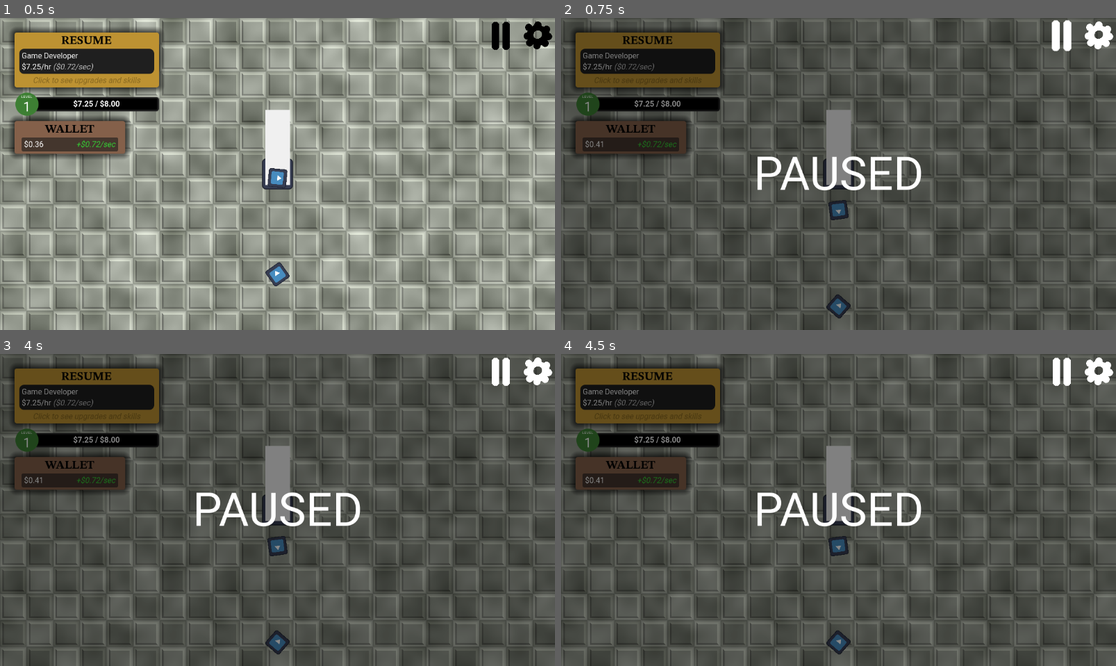
Above: before the commit, frames 1-4 (two rows, left to right).
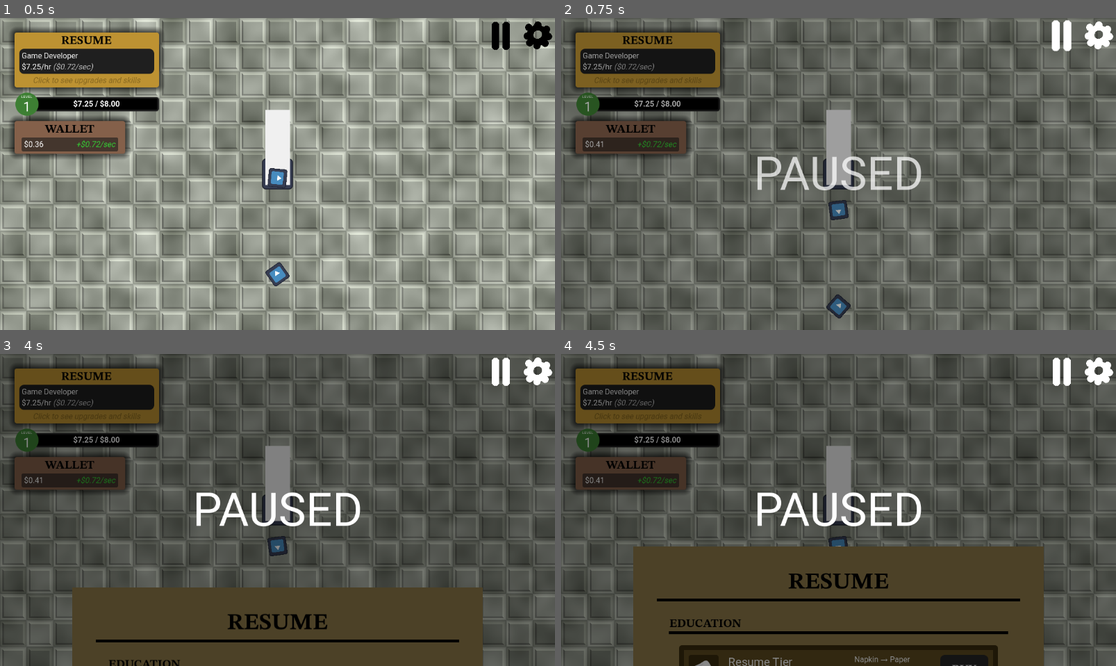
Above: after the commit, the same moments.

Repository: artmouse155/Escape-Minimum-Wage
Game: Godot game, scene res://main.tscn
Same seed, same stepped clock (60 frames per second), same inputs: the game is played once before the commit and once after it. The engine's default icon, where the game draws it, is replaced by a stand-in: a white triangle on a blue panel in a dark square.
Inputs (mouse positions are in pixels of both pictures, inside the frame that each line leads up to):
- Up to frame 1 (0.5 s): no input
- Up to frame 2 (0.75 s): click (1060, 36) at 0.5 s
- Up to frame 3 (4 s): click (538, 372) at 1.25 s; click (88, 394) at 2.02 s; tap Enter at 2.75, 3.5 s; move the mouse to (399, 494) at 2.77 s; hold Right (right) 2.78-3.53 s; tap Mouse wheel down (scroll_down, bound only after the commit) at 2.85, 3.8 s; tap Mouse wheel up (scroll_up, bound only after the commit) at 3.05, 3.6 s; move the mouse to (166, 525) at 3.52 s; hold S (down) from 3.53 s (still down)
- Up to frame 4 (4.5 s): tap Enter at 4.25 s; move the mouse to (894, 441) at 4.27 s; release S (down) at 4.28 s; hold Right (right) from 4.28 s (still down); tap Space (dash) at 4.35 s

Frame 1 is identical in both runs. In frame 2, 5.2% of the frame differs, in the area x 0-100%, y 0-100%; in frame 3, 15%; in frame 4, 23%, in the area x 13-87%, y 61-100%.

Commit message:
Fancy Pause, Shop in the works

Diff:
--- a/escape-minimum-wage/Game/UI/Shop/shop.gd
+++ b/escape-minimum-wage/Game/UI/Shop/shop.gd
@@ -11,6 +11,12 @@
 	UpgradeTypes.NETWORKING : preload("uid://ch6p1mtjx3tyx")
 }
 
+enum {SHOP_TOP, SHOP_BOTTOM}
+
+var location: int = SHOP_TOP
+var scroll_tween: Tween
+@export var PathFollow: PathFollow2D
+const SCROLL_DURATION = 0.2 # Seconds
 
 # Called when the node enters the scene tree for the first time.
 func _ready() -> void:
@@ -22,6 +28,13 @@
 			shop_item.init(type, upgradeList, 0)
 			shop_item_container.add_child(shop_item)
 
+func _input(_event: InputEvent) -> void:
+	if Input.is_action_just_pressed("scroll_down"):
+		scroll_down()
+	if Input.is_action_just_pressed("scroll_up"):
+		scroll_up()
+
+
 func on_playerdata_updated(playerdata : PlayerResource):
 	for shop_item in shop_item_container.get_children():
 		if shop_item is ShopItem:
@@ -29,3 +42,21 @@
 			var current = playerdata.upgrades[type]
 			var cost = UpgradeLists[type].upgrades[current].cost
 			shop_item.set_can_afford(playerdata.money >= cost)
+
+func scroll_down():
+	if location == SHOP_BOTTOM:
+		return
+	location = SHOP_BOTTOM
+	if scroll_tween:
+		scroll_tween.kill()
+	scroll_tween = create_tween()
+	scroll_tween.tween_property(PathFollow, "progress_ratio", 1.0, SCROLL_DURATION).set_trans(Tween.TRANS_SINE).set_ease(Tween.EASE_IN)
+
+func scroll_up():
+	if location == SHOP_TOP:
+		return
+	location = SHOP_TOP
+	if scroll_tween:
+		scroll_tween.kill()
+	scroll_tween = create_tween()
+	scroll_tween.tween_property(PathFollow, "progress_ratio", 0.0, SCROLL_DURATION).set_trans(Tween.TRANS_SINE).set_ease(Tween.EASE_IN)
--- a/escape-minimum-wage/Game/UI/Shop/shop.tscn
+++ b/escape-minimum-wage/Game/UI/Shop/shop.tscn
@@ -1,9 +1,15 @@
-[gd_scene load_steps=9 format=3 uid="uid://di5fus4hd3do6"]
+[gd_scene load_steps=10 format=3 uid="uid://di5fus4hd3do6"]
 
 [ext_resource type="Theme" uid="uid://d1gbsuhluo4pk" path="res://Resources/Theme/main_theme.tres" id="1_786ea"]
 [ext_resource type="FontFile" uid="uid://blyvam7ls03v6" path="res://Resources/STIX_Two_Text/static/STIXTwoText-Bold.ttf" id="1_y3akm"]
 [ext_resource type="Script" uid="uid://clw54bvd8x7u3" path="res://Game/UI/Shop/shop.gd" id="2_myqds"]
 [ext_resource type="PackedScene" uid="uid://c388ghwwv6oqs" path="res://Game/UI/Shop/shop_item.tscn" id="3_mb8kc"]
+
+[sub_resource type="Curve2D" id="Curve2D_myqds"]
+_data = {
+"points": PackedVector2Array(0, 0, 0, 0, 0, 648, 0, 0, 0, 0, 0, 0)
+}
+point_count = 2
 
 [sub_resource type="StyleBoxFlat" id="StyleBoxFlat_786ea"]
 bg_color = Color(0.56, 0.47768, 0.2856, 1)
@@ -30,78 +36,101 @@
 corner_radius_bottom_right = 5
 corner_radius_bottom_left = 5
 
-[node name="Shop" type="Control" node_paths=PackedStringArray("shop_item_container")]
+[node name="Shop" type="Control" node_paths=PackedStringArray("shop_item_container", "PathFollow")]
 layout_mode = 3
-anchors_preset = 15
-anchor_right = 1.0
-anchor_bottom = 1.0
+anchors_preset = 8
+anchor_left = 0.5
+anchor_top = 0.5
+anchor_right = 0.5
+anchor_bottom = 0.5
+offset_left = -576.0
+offset_top = -324.0
+offset_right = -576.0
+offset_bottom = -324.0
 grow_horizontal = 2
 grow_vertical = 2
 theme = ExtResource("1_786ea")
 script = ExtResource("2_myqds")
-shop_item_container = NodePath("PanelContainer/MarginContainer/VBoxContainer/MarginContainer/VBoxContainer/MarginContainer/VBoxContainer/Education/ShopItemContainer")
+shop_item_container = NodePath("ScrollPath/PathFollow2D/PanelContainer/MarginContainer/VBoxContainer/MarginContainer/VBoxContainer/MarginContainer/VBoxContainer/Education/ShopItemContainer")
 PackedShopItem = ExtResource("3_mb8kc")
+PathFollow = NodePath("ScrollPath/PathFollow2D")
 
-[node name="PanelContainer" type="PanelContainer" parent="."]
+[node name="ScrollPath" type="Path2D" parent="."]
+curve = SubResource("Curve2D_myqds")
+
+[node name="PathFollow2D" type="PathFollow2D" parent="ScrollPath"]
+position = Vector2(0, 648)
+rotates = false
+
+[node name="PanelContainer" type="PanelContainer" parent="ScrollPath/PathFollow2D"]
 custom_minimum_size = Vector2(800, 1200)
-layout_mode = 0
-offset_right = 40.0
-offset_bottom = 40.0
+anchors_preset = 8
+anchor_left = 0.5
+anchor_top = 0.5
+anchor_right = 0.5
+anchor_bottom = 0.5
+offset_left = -400.0
+offset_top = -600.0
+offset_right = 400.0
+offset_bottom = 600.0
+grow_horizontal = 2
+grow_vertical = 2
+theme = ExtResource("1_786ea")
 theme_override_styles/panel = SubResource("StyleBoxFlat_786ea")
 
-[node name="MarginContainer" type="MarginContainer" parent="PanelContainer"]
+[node name="MarginContainer" type="MarginContainer" parent="ScrollPath/PathFollow2D/PanelContainer"]
 layout_mode = 2
 theme_override_constants/margin_left = 50
 theme_override_constants/margin_top = 50
 theme_override_constants/margin_right = 50
 theme_override_constants/margin_bottom = 50
 
-[node name="VBoxContainer" type="VBoxContainer" parent="PanelContainer/MarginContainer"]
+[node name="VBoxContainer" type="VBoxContainer" parent="ScrollPath/PathFollow2D/PanelContainer/MarginContainer"]
 layout_mode = 2
 theme_override_constants/separation = 10
 
-[node name="Label" type="Label" parent="PanelContainer/MarginContainer/VBoxContainer"]
+[node name="Label" type="Label" parent="ScrollPath/PathFollow2D/PanelContainer/MarginContainer/VBoxContainer"]
 layout_mode = 2
 text = "RESUME"
 label_settings = SubResource("LabelSettings_mb8kc")
 horizontal_alignment = 1
 vertical_alignment = 1
 
-[node name="HSeparator" type="HSeparator" parent="PanelContainer/MarginContainer/VBoxContainer"]
+[node name="HSeparator" type="HSeparator" parent="ScrollPath/PathFollow2D/PanelContainer/MarginContainer/VBoxContainer"]
 layout_mode = 2
 
-[node name="MarginContainer" type="MarginContainer" parent="PanelContainer/MarginContainer/VBoxContainer"]
+[node name="MarginContainer" type="MarginContainer" parent="ScrollPath/PathFollow2D/PanelContainer/MarginContainer/VBoxContainer"]
 layout_mode = 2
 theme_override_constants/margin_left = 25
 theme_override_constants/margin_top = 25
 theme_override_constants/margin_right = 25
 theme_override_constants/margin_bottom = 25
 
-[node name="VBoxContainer" type="VBoxContainer" parent="PanelContainer/MarginContainer/VBoxContainer/MarginContainer"]
+[node name="VBoxContainer" type="VBoxContainer" parent="ScrollPath/PathFollow2D/PanelContainer/MarginContainer/VBoxContainer/MarginContainer"]
 layout_mode = 2
 
-[node name="Label" type="Label" parent="PanelContainer/MarginContainer/VBoxContainer/MarginContainer/VBoxContainer"]
+[node name="Label" type="Label" parent="ScrollPath/PathFollow2D/PanelContainer/MarginContainer/VBoxContainer/MarginContainer/VBoxContainer"]
 layout_mode = 2
 text = "EDUCATION"
 label_settings = SubResource("LabelSettings_786ea")
 vertical_alignment = 1
 
-[node name="HSeparator" type="HSeparator" parent="PanelContainer/MarginContainer/VBoxContainer/MarginContainer/VBoxContainer"]
+[node name="HSeparator" type="HSeparator" parent="ScrollPath/PathFollow2D/PanelContainer/MarginContainer/VBoxContainer/MarginContainer/VBoxContainer"]
 layout_mode = 2
 
-[node name="MarginContainer" type="MarginContainer" parent="PanelContainer/MarginContainer/VBoxContainer/MarginContainer/VBoxContainer"]
+[node name="MarginContainer" type="MarginContainer" parent="ScrollPath/PathFollow2D/PanelContainer/MarginContainer/VBoxContainer/MarginContainer/VBoxContainer"]
 layout_mode = 2
 theme_override_constants/margin_left = 20
 theme_override_constants/margin_top = 20
 theme_override_constants/margin_right = 20
 theme_override_constants/margin_bottom = 20
 
-[node name="VBoxContainer" type="VBoxContainer" parent="PanelContainer/MarginContainer/VBoxContainer/MarginContainer/VBoxContainer/MarginContainer"]
+[node name="VBoxContainer" type="VBoxContainer" parent="ScrollPath/PathFollow2D/PanelContainer/MarginContainer/VBoxContainer/MarginContainer/VBoxContainer/MarginContainer"]
 layout_mode = 2
 
-[node name="Education" type="PanelContainer" parent="PanelContainer/MarginContainer/VBoxContainer/MarginContainer/VBoxContainer/MarginContainer/VBoxContainer"]
+[node name="Education" type="PanelContainer" parent="ScrollPath/PathFollow2D/PanelContainer/MarginContainer/VBoxContainer/MarginContainer/VBoxContainer/MarginContainer/VBoxContainer"]
 layout_mode = 2
 theme_override_styles/panel = SubResource("StyleBoxFlat_rr577")
 
-[node name="ShopItemContainer" type="VBoxContainer" parent="PanelContainer/MarginContainer/VBoxContainer/MarginContainer/VBoxContainer/MarginContainer/VBoxContainer/Education"]
+[node name="ShopItemContainer" type="VBoxContainer" parent="ScrollPath/PathFollow2D/PanelContainer/MarginContainer/VBoxContainer/MarginContainer/VBoxContainer/MarginContainer/VBoxContainer/Education"]
 layout_mode = 2
--- a/escape-minimum-wage/Game/UI/Shop/shop_item.tscn
+++ b/escape-minimum-wage/Game/UI/Shop/shop_item.tscn
@@ -105,8 +105,8 @@
 texture = ExtResource("2_w5fjr")
 
 [node name="VBoxContainer" type="VBoxContainer" parent="HBoxContainer"]
+custom_minimum_size = Vector2(200, 0)
 layout_mode = 2
-size_flags_horizontal = 3
 
 [node name="UpgradeName" type="Label" parent="HBoxContainer/VBoxContainer"]
 layout_mode = 2
--- a/escape-minimum-wage/Game/game.gd
+++ b/escape-minimum-wage/Game/game.gd
@@ -25,8 +25,7 @@
 @export var Pause: Button
 @export var Settings: Button
 @export var PauseScreen: ColorRect
-
-
+@export var PauseScreenText: Label
 @export var TitleNode: Title
 
 @export_group("Labels")
@@ -39,8 +38,13 @@
 @export var LevelLabel: Label
 @export var XPBarLabel: Label
 @export_group("")
+
+@export var ShopNode: Shop
+@export var ShopFollow: PathFollow2D
+
 #endregion
 
+enum PauseMode {PAUSE_BUTTON, SHOP}
 
 const HOURS_PER_SECOND := .1
 
@@ -61,6 +65,12 @@
 
 var is_boss_level : bool = false
 
+# Pausing
+var pause_tween : Tween
+const PAUSE_ANIM : float = 0.25
+
+# Shop
+var shop_tween : Tween
 
 func _ready() -> void:
 	assert(background_tiles, "Background Tiles not connected")
@@ -80,9 +90,25 @@
 		on_enemy_dead(raise_needed, "DEBUG CHEAT")
 
 
-func toggle_pause() -> void:
+func toggle_pause(pause_mode : PauseMode = PauseMode.PAUSE_BUTTON, toggle: bool = true, paused: bool = true) -> void:
+	match pause_mode:
+		PauseMode.PAUSE_BUTTON:
+			PauseScreenText.text = "PAUSED"
+		PauseMode.SHOP:
+			PauseScreenText.text = ""
+			if shop_tween:
+				shop_tween.kill()
+			shop_tween = create_tween()
+			shop_tween.tween_property(ShopFollow, "progress_ratio", 1.0 if get_tree().paused else 0.0, PAUSE_ANIM).set_trans(Tween.TRANS_SINE).set_ease(Tween.EASE_IN)
+
 	get_tree().paused = not get_tree().paused
-	PauseScreen.visible = get_tree().paused
+	if pause_tween:
+		pause_tween.kill()
+	pause_tween = create_tween()
+	#PauseScreen.modulate.a = 0.0 if get_tree().paused else 1.0
+	PauseScreen.show()
+	pause_tween.tween_property(PauseScreen, "modulate:a", 1.0 if get_tree().paused else 0.0, PAUSE_ANIM)
+	pause_tween.tween_callback(PauseScreen.show if get_tree().paused else PauseScreen.hide)
 	if get_tree().paused:
 		Pause.icon = preload("uid://dvv3o43uodmbs")
 		Settings.icon = preload("uid://cq8ug5bepd84n")
--- a/escape-minimum-wage/Game/game.tscn
+++ b/escape-minimum-wage/Game/game.tscn
@@ -72,7 +72,13 @@
 }
 point_count = 3
 
-[node name="Game" type="Control" node_paths=PackedStringArray("WorldNode", "XPBar", "Skull", "Pause", "Settings", "PauseScreen", "TitleNode", "TitleLabel", "SalaryLabel", "MoneyLabel", "RateLabel", "LevelLabel", "XPBarLabel")]
+[sub_resource type="Curve2D" id="Curve2D_qlwvw"]
+_data = {
+"points": PackedVector2Array(0, 0, 0, 0, 576, 1000, 0, 0, 0, 0, 576, 0)
+}
+point_count = 2
+
+[node name="Game" type="Control" node_paths=PackedStringArray("WorldNode", "XPBar", "Skull", "Pause", "Settings", "PauseScreen", "PauseScreenText", "TitleNode", "TitleLabel", "SalaryLabel", "MoneyLabel", "RateLabel", "LevelLabel", "XPBarLabel", "ShopNode")]
 process_mode = 3
 layout_mode = 3
 anchors_preset = 15
@@ -94,6 +100,7 @@
 Pause = NodePath("PauseAndSettings/PauseControl/Pause")
 Settings = NodePath("PauseAndSettings/SettingsControl/Settings")
 PauseScreen = NodePath("PauseScreen")
+PauseScreenText = NodePath("PauseScreen/VBoxContainer/Label")
 TitleNode = NodePath("Title")
 TitleLabel = NodePath("MarginContainer/InGameUI/Control/Resume/MarginContainer/VBoxContainer/PanelContainer/MarginContainer/VBoxContainer/Position")
 SalaryLabel = NodePath("MarginContainer/InGameUI/Control/Resume/MarginContainer/VBoxContainer/PanelContainer/MarginContainer/VBoxContainer/Salary")
@@ -101,6 +108,7 @@
 RateLabel = NodePath("MarginContainer/InGameUI/Wallet/MarginContainer/VBoxContainer/Money/MarginContainer/RateLabel")
 LevelLabel = NodePath("MarginContainer/InGameUI/Container/HBoxContainer/Control/Control/TextureRect/MarginContainer/VBoxContainer/Level")
 XPBarLabel = NodePath("MarginContainer/InGameUI/Container/HBoxContainer/MarginContainer/Label")
+ShopNode = NodePath("ShopPath/PathFollow2D/Control/Shop")
 
 [node name="BG" type="ColorRect" parent="."]
 z_index = -1
@@ -114,6 +122,7 @@
 
 [node name="GameContainer" type="SubViewportContainer" parent="."]
 process_mode = 1
+z_index = -1
 layout_mode = 1
 anchors_preset = 15
 anchor_right = 1.0
@@ -131,6 +140,7 @@
 [node name="World" parent="GameContainer/SubViewport" instance=ExtResource("1_bk3v5")]
 
 [node name="MarginContainer" type="MarginContainer" parent="."]
+process_mode = 1
 z_index = -1
 layout_mode = 1
 offset_right = 21.0
@@ -389,6 +399,7 @@
 
 [node name="PauseScreen" type="ColorRect" parent="."]
 visible = false
+modulate = Color(1, 1, 1, 0)
 z_index = 1
 layout_mode = 1
 anchors_preset = 15
@@ -418,10 +429,6 @@
 theme_type_variation = &"TitleLabel"
 text = "PAUSED"
 
-[node name="Shop" parent="." instance=ExtResource("13_qlwvw")]
-visible = false
-layout_mode = 1
-
 [node name="PauseAndSettings" type="HBoxContainer" parent="."]
 z_index = 1
 layout_mode = 1
@@ -484,4 +491,32 @@
 Parent = NodePath(".")
 metadata/_custom_type_script = "uid://bdmgwks0kuafh"
 
+[node name="ShopPath" type="Path2D" parent="."]
+curve = SubResource("Curve2D_qlwvw")
+
+[node name="PathFollow2D" type="PathFollow2D" parent="ShopPath"]
+position = Vector2(576, 1000)
+rotates = false
+
+[node name="Control" type="Control" parent="ShopPath/PathFollow2D"]
+layout_mode = 3
+anchors_preset = 8
+anchor_left = 0.5
+anchor_top = 0.5
+anchor_right = 0.5
+anchor_bottom = 0.5
+offset_left = -20.0
+offset_top = -20.0
+offset_right = 20.0
+offset_bottom = 20.0
+grow_horizontal = 2
+grow_vertical = 2
+
+[node name="Shop" parent="ShopPath/PathFollow2D/Control" instance=ExtResource("13_qlwvw")]
+layout_mode = 1
+offset_left = 0.0
+offset_top = 0.0
+offset_right = 0.0
+offset_bottom = 0.0
+
 [connection signal="pressed" from="PauseAndSettings/PauseControl/Pause" to="." method="toggle_pause"]
--- a/escape-minimum-wage/project.godot
+++ b/escape-minimum-wage/project.godot
@@ -75,6 +75,16 @@
 "events": [Object(InputEventKey,"resource_local_to_scene":false,"resource_name":"","device":-1,"window_id":0,"alt_press …(191 unchanged characters)…
 ]
 }
+scroll_down={
+"deadzone": 0.2,
+"events": [Object(InputEventMouseButton,"resource_local_to_scene":false,"resource_name":"","device":-1,"window_id":0,"alt_pressed":false,"shift_pressed":false,"ctrl_pressed":false,"meta_pressed":false,"button_mask":16,"position":Vector2(252, 12),"global_position":Vector2(261, 58),"factor":1.0,"button_index":5,"canceled":false,"pressed":true,"double_click":false,"script":null)
+]
+}
+scroll_up={
+"deadzone": 0.2,
+"events": [Object(InputEventMouseButton,"resource_local_to_scene":false,"resource_name":"","device":-1,"window_id":0,"alt_pressed":false,"shift_pressed":false,"ctrl_pressed":false,"meta_pressed":false,"button_mask":8,"position":Vector2(202, 11),"global_position":Vector2(211, 57),"factor":1.0,"button_index":4,"canceled":false,"pressed":true,"double_click":false,"script":null)
+]
+}
 
 [rendering]
 
Not shown: 1 places in escape-minimum-wage/Game/game.tscn that only renumber resources
